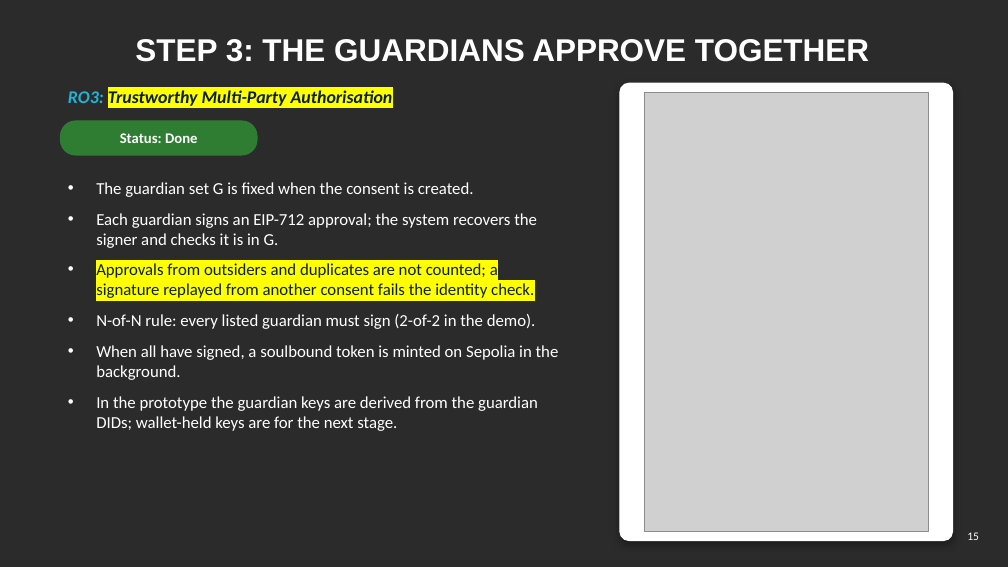
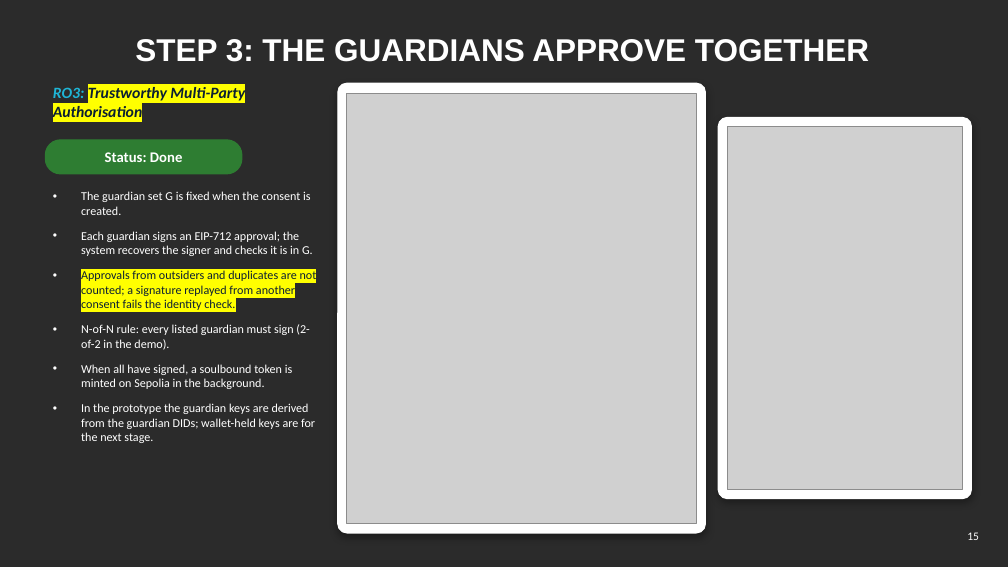
Before and after one commit to yasir12345678900/HealthRWA-Sepolia-Personal-try, a slide deck: slide 15 of docs/Yasir_Candidature_Reassessment_Slides_Simple_YELLOW_changes.pptx. Drawn at 1008x567 pixels with LibreOffice and Linux fonts; fonts in the diff are those of the drawing; grey boxes stand for pictures; background and template pictures are left out; a plain dark background stands for a picture behind light text. Boxes give left, top, right and bottom in pixels: in the first picture for what was removed or moved away, otherwise in the second. Text is boxed around its words. In the diff, an @@ line names an element or a change of style, - is before the commit and + after.

```diff
--- a/docs/Yasir_Candidature_Reassessment_Slides_Simple_YELLOW_changes.pptx
+++ b/docs/Yasir_Candidature_Reassessment_Slides_Simple_YELLOW_changes.pptx
@@ text "RO3: Trustworthy Multi-Party Authorisation" moved from (x1=68, y1=90, x2=393, y2=109) to (x1=53, y1=87, x2=245, y2=122) @@
@@ text "RO3: Trustworthy Multi-Party Authorisation" at (x1=53, y1=87, x2=245, y2=122): size 17 to 15 pt; vertical alignment middle to top @@
@@ rounded rectangle added at (x1=338, y1=83, x2=706, y2=533), fill #FFFFFF, outline #FFFFFF 1 pt @@
@@ picture added at (x1=347, y1=93, x2=696, y2=523) @@
@@ rounded rectangle resized from (x1=620, y1=83, x2=953, y2=541) to (x1=718, y1=117, x2=972, y2=498) @@
@@ rounded rectangle at (x1=718, y1=117, x2=972, y2=498): proportions changed @@
@@ text "Status: Done" moved from (x1=120, y1=133, x2=197, y2=143) to (x1=105, y1=152, x2=182, y2=162) @@
@@ rounded rectangle moved from (x1=60, y1=121, x2=257, y2=155) to (x1=45, y1=140, x2=242, y2=174) @@
@@ picture resized from (x1=644, y1=92, x2=929, y2=532) to (x1=727, y1=126, x2=963, y2=489) @@
@@ text "The guardian set G is ..." moved from (x1=96, y1=182, x2=559, y2=431) to (x1=81, y1=191, x2=317, y2=443) @@
@@ text "The guardian set G is ..." at (x1=81, y1=191, x2=317, y2=443): size 16 to 11.5 pt @@
```
Also in this commit, not shown: 5 other slides changed, 3 other files.
